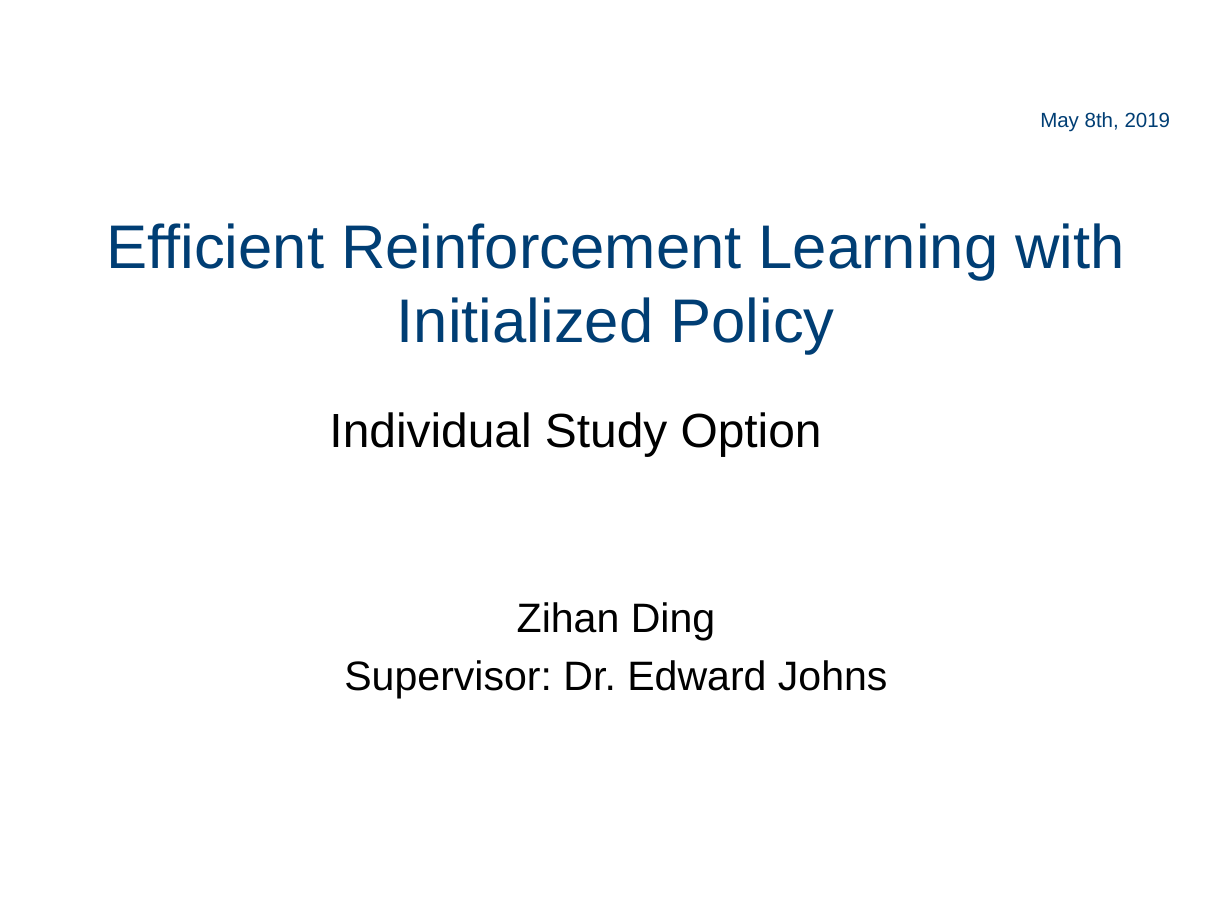
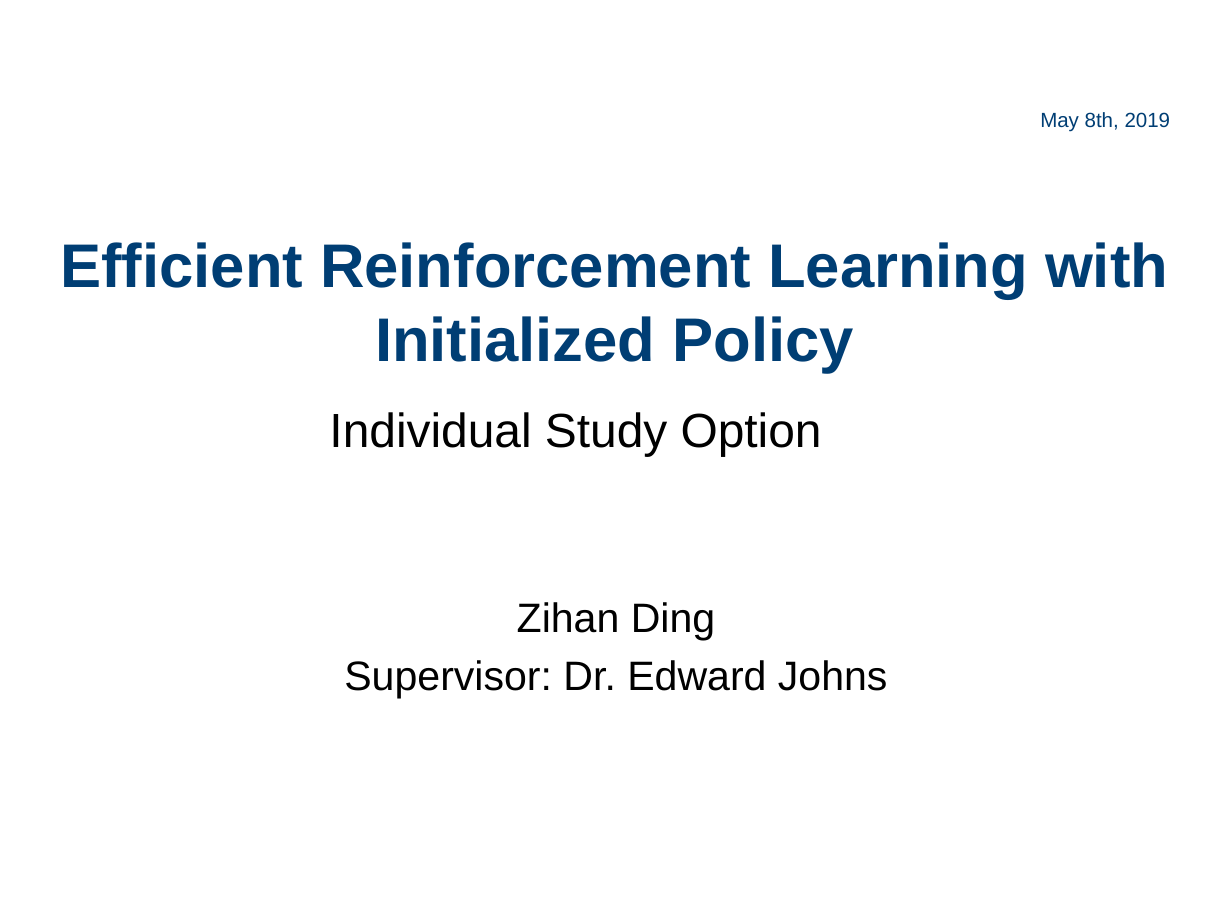
Before and after one commit to quantumiracle/Benchmark-Efficient-Reinforcement-Learning-with-Demonstrations, a slide deck: slide 1 of document/PPT/ISO_pre.pptx. Drawn at 1232x924 pixels with LibreOffice and Linux fonts; fonts in the diff are those of the drawing; background and template pictures are left out. Boxes give left, top, right and bottom in pixels: in the first picture for what was removed or moved away, otherwise in the second. Text is boxed around its words. In the diff, an @@ line names an element or a change of style, - is before the commit and + after.

Commit message:
ppt

```diff
--- a/document/PPT/ISO_pre.pptx
+++ b/document/PPT/ISO_pre.pptx
@@ title "Efficient Reinforcement Learning with Initialized ...": place and size @@
-title "Efficient Reinforcement Learning with Initialized ..." at <box>106,223,1124,354</box>
+title "Efficient Reinforcement Learning with Initialized ..." at <box>60,242,1168,373</box>
@@ title "Efficient Reinforcement Learning with Initialized ..." at <box>60,242,1168,373</box>: bold on @@
```
Also in this commit, not shown: 1 other slide changed, 33 slides added, 7 slides removed, 26 other files.
